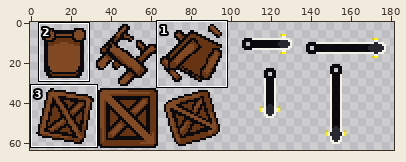
Two versions of one sprite sheet, Assets/Resources/Sprites/items.png. Above, an overview of the earlier version with the close-up marked.
Close-up. Before the commit:
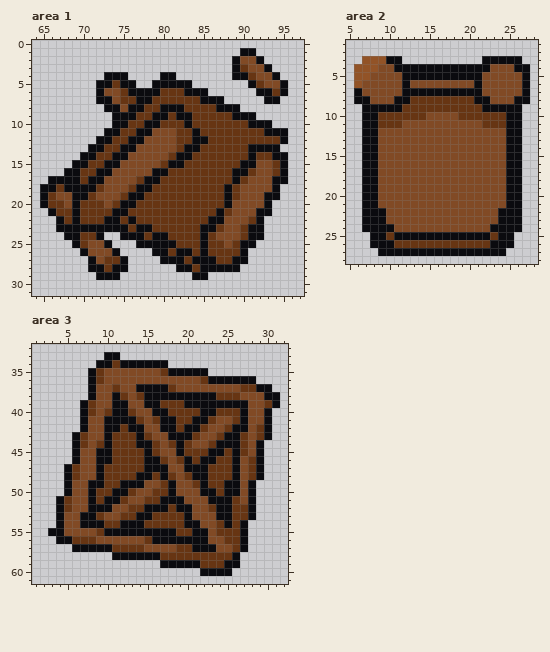
The file is 223x64 pixels. Shown: area 1: x 64..97, y 0..31; area 2: x 5..28, y 1..28; area 3: x 1..32, y 32..61. The wide view leaves out empty margins. The commit also changed other parts of the picture, which this record leaves out.
Now the later version:
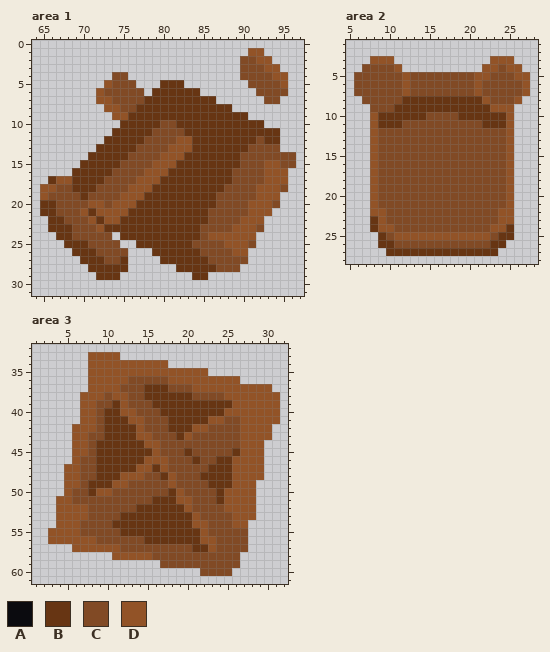
Palette (. is transparent): A #0b0b0f  B #673513  C #814a25  D #925327
Edits made:
--- area 1
@@ x 64..97 @@
  0 ..................................
- 1 ..........................AA......
- 2 .........................ACCA.....
- 3 .........................ABCCA....
- 4 .........AAA....AA.......AABCCA...
- 5 ........AABAA..AAAAA.......ABCCA..
- 6 ........ACCBAAAABBBAAA......AABA..
- 7 ........AACBBAABBBBBBAAA.....AA...
- 8 .........AACAABBAAABBBBAAA........
- 9 ..........AAABBAABAABBBBBAAA......
-10 ..........AABBAABBBABBBBBBBAAA....
-11 .........AABBAACCCBBABBBBBBBBAAA..
-12 ........AABBAACCCCBBAABBBBBBBBBA..
-13 .......AABBAACCCCCBAABBBBBBAAAA...
-14 ......AABBAACCCCCBAABBBBBBBABBAA..
-15 .....AABBAACCCCCBAABBBBBBBAACCBA..
-16 ....AABBAACCCCCAABBBBBBBBAABCCBA..
-17 ..AAAABAACCCCBAABBBBBBBBBABCCCAA..
-18 .AABAAAABCCCBAABBBBBBBBBABCCCCA...
-19 .ABCCAABCCCBAABBBBBBBBBBABCCCAA...
-20 .ABBCABBBCBAABBBBBBBBBBBACCCCA....
-21 ..ABBABBBBAABBBBBBBBBBBABCCCAA....
-22 ...ABABBBAABABBBBBBBBBAACCCBA.....
-23 ...AAAAAAAAABAABBBBBBAABCCBAA.....
-24 ....AABBA..AAABAABBBBABCCCBAA.....
-25 .....ABCCA...AAAAABBBABBCBAA......
-26 ......ACCCA....AABAABABBBBA.......
-27 .......ACBBA....AAABAAABBAA.......
-28 .......AABAA......AABAAAAA........
-29 ........AAA.........AA............
+ 1 ...........................DD.....
+ 2 ..........................CCDD....
+ 3 ..........................CCCDD...
+ 4 ..........CC..............CCCCDD..
+ 5 .........DCCC...BBB........CCCCD..
+ 6 ........DCCCCC.BBBBBB.......CCCC..
+ 7 ........DDCCCCBBBBBBBBB......CC...
+ 8 .........DDCCBBBBBBBBBBBB.........
+ 9 ..........DDBBBBBBBBBBBBBBB.......
+10 ...........BBBBBCCBBBBBBBBBBB.....
+11 ..........BBBBBCCCCBBBBBBBBBBBB...
+12 .........BBBBBCCCCDDBBBBBBBBCBB...
+13 ........BBBBBCCCCDDDBBBBBBBCCCC...
+14 .......BBBBBCCCCDDDBBBBBBBCCCCCCC.
+15 ......BBBBBCCCCDDDBBBBBBBBCCCDDCC.
+16 .....BBBBBCCCCDDDBBBBBBBBCCCCDDD..
+17 ..BDDBBBBCCCCDDDBBBBBBBBBCCCCDDD..
+18 .DDCCBBBCCCCDDDBBBBBBBBBCCCCDDDC..
+19 .DCCCCBCCCCDDDBBBBBBBBBCCCCCDDD...
+20 .BBCCCCDDCDDDBBBBBBBBBBCCCCDDDC...
+21 .BBCCCDBDDDDBBBBBBBBBBCCCCCDDD....
+22 ..BBCCCDBDDBBBBBBBBBBBCCCCDDD.....
+23 ..BBBCCCDBBBBBBBBBBBBCCCCDDDC.....
+24 ...BBCCCCC.BBBBBBBBBBCDDDDDD......
+25 ....BBBCCCC..BBBBBBBCCCCDDDC......
+26 .....BBBCCCC...BBBBBBCCCCDD.......
+27 ......BBBCCB....BBBBBBCCCCC.......
+28 .......BBBBB......BBBBBCCC........
+29 ........BBB.........BB............
 30 ..................................
--- area 2
@@ x 5..28 @@
  2 ........................
- 3 ..DDDAA..........AAAAA..
- 4 .DDDCCAAAAAAAAAAAACCCAA.
- 5 .DDCCCCAAAAAAAAAACCCCCA.
- 6 .DCCCCCACCCCCCCCACCCCCA.
- 7 .ACCCCCAAAAAAAAAACCCCCA.
- 8 .AACCCAABBBBBBBBAACCCAA.
- 9 ..AAAAABBBBBBBBBBAAAAA..
-10 ..AABBBBBBCCCCBBBBBBAA..
-11 ..AABBBCCCCCCCCCCBBBAA..
-12 ..AACCCCCCCCCCCCCCCCAA..
-13 ..AACCCCCCCCCCCCCCCCAA..
-14 ..AACCCCCCCCCCCCCCCCAA..
-15 ..AACCCCCCCCCCCCCCCCAA..
-16 ..AACCCCCCCCCCCCCCCCAA..
-17 ..AACCCCCCCCCCCCCCCCAA..
-18 ..AACCCCCCCCCCCCCCCCAA..
-19 ..AACCCCCCCCCCCCCCCCAA..
-20 ..AACCCCCCCCCCCCCCCCAA..
-21 ..AACCCCCCCCCCCCCCCCAA..
-22 ..AAACCCCCCCCCCCCCCAAA..
-23 ..AAACCCCCCCCCCCCCCAAA..
-24 ..AAAACCCCCCCCCCCCAAAA..
-25 ...AABAAAAAAAAAAAABAA...
-26 ...AAABBBBBBBBBBBBAAA...
-27 ....AAAAAAAAAAAAAAAA....
+ 3 ...DDD............DDD...
+ 4 ..CCCCD..........DDCDD..
+ 5 .CCCCCCDCCCCCCCCDDCCCDD.
+ 6 .CCCCCCDCCCCCCCCDCCCCCD.
+ 7 .CCCCCCDCCCCCCCCDCCCCCD.
+ 8 ..CCCCCBBBBBBBBBBDCCCD..
+ 9 ...CCCBBBBBBBBBBBBDDD...
+10 ...DBBBBBBCCCCBBBBBBD...
+11 ...DBBBCCCCCCCCCCBBBD...
+12 ...DCCCCCCCCCCCCCCCCD...
+13 ...DCCCCCCCCCCCCCCCCD...
+14 ...DCCCCCCCCCCCCCCCCD...
+15 ...DCCCCCCCCCCCCCCCCD...
+16 ...DCCCCCCCCCCCCCCCCD...
+17 ...DCCCCCCCCCCCCCCCCD...
+18 ...DCCCCCCCCCCCCCCCCD...
+19 ...DCCCCCCCCCCCCCCCCD...
+20 ...DCCCCCCCCCCCCCCCCD...
+21 ...DCCCCCCCCCCCCCCCCD...
+22 ...DDCCCCCCCCCCCCCCDD...
+23 ...BDCCCCCCCCCCCCCCDD...
+24 ...BDDCCCCCCCCCCCCDDB...
+25 ....BCDDDDDDDDDDDDCBB...
+26 ....BBCCCCCCCCCCCCBB....
+27 .....BBBBBBBBBBBBBB.....
 28 ........................
--- area 3
@@ x 1..32 @@
 32 ................................
-33 .........AA.....................
-34 ........AABAAAAAA...............
-35 .......ABCCCCCCCBAAAAA..........
-36 .......ABCCCCCCCCCCCCBAAAAAA....
-37 .......ACCBCCAAAABCCCCCCCCBBAA..
-38 .......ACCABCBAAAAAAAAABBBCCCAA.
-39 ......ABCCAACCAABBBAAAAAAAACCBA.
-40 ......ABCBAABCCAABBBBAABBBACCA..
-41 ......ACCAAAABCBAABBAABCCBACCA..
-42 ......ACCAABAACCAABAABCCBAACBA..
-43 .....ABCCABBBABCCAAABCCBAABCBA..
-44 .....ABCBABBBAABCBABCCBAAABCA...
-45 .....ACCAABBBBABCCABBBAABABCA...
-46 .....ACCAABBBBAABCBABAABBACBA...
-47 ....ABCCABBBBBAAACCAAABBBACBA...
-48 ....ABCCABBBBAABABCBAABBBACBA...
-49 ....ACCAABBAAACCBACCBABBAACA....
-50 ....ACCABBAABCCBBACCCAABAACA....
-51 ...ABCCABAABCCBBAAACCCAAABCA....
-52 ...ABCCAAACCBBAAABAACCBAABBA....
-53 ...ACCAABCCBBAABBBBACCCAABBA....
-54 ...ACCAAABBAAABBBBBAACCBABA.....
-55 ..AACCCCBAAAAAAAAABBAACBBBA.....
-56 ...AABBBCCCCCCBAAAAAAACCBBA.....
-57 .....AAAAABBBBCCCCBBAAACCBA.....
-58 ..........AAAAAABBBBBBBBBA......
-59 ................AAAAABBBAA......
-60 .....................AAAA.......
+33 .......DDDD.....................
+34 .......DDDDDDDDDD...............
+35 .......DDDDDDDDDDDDDDD..........
+36 .......DDDDDCCCCCDDDDDDDDD......
+37 .......DDDDCCCBBBCCCDDDDDDDDDD..
+38 ......DDDCDDCCBBBBBBCCCCDDDDDDD.
+39 ......DDCCBDCCCBBBBBBBBBBDDDDDD.
+40 ......DDCBBDDCCCBBBBBBBBDDDDDDD.
+41 ......DDCBBBDDCCCBBBBBDDCCDDDDD.
+42 .....DDDCBBBBDCCCBBBDDCCCCDDDD..
+43 .....DDCCBBBBDDCCCBDCCCCCCDDDD..
+44 .....DDCBBBBBBDDCCCCCCCCCCDDD...
+45 .....DDCBBBBBBBDCCCBCCCCCBDDD...
+46 .....DCCBBBBBBDDDCCCBCCBBDDDD...
+47 ....DDCCBBBBBDDBDCCCCCBBBDDDD...
+48 ....DDCCBBBDDDCCBDCCCBBBBDDDD...
+49 ....DDCBBBDDCCCCCDCCCCBBBDDD....
+50 ....DCCBDDCCCCCCCBDCCCCBDDDD....
+51 ...DDCCCCCCCCCCBBBDDCCCBDDDD....
+52 ...DDDDCCCCCCBBBBBBDCCCCDDDD....
+53 ...DDDDCCCCBBBBBBBBBDCCCCDDD....
+54 ...DDDCCCCBBBBBBBBBBDDCCCDD.....
+55 ..DDDDCCCCCBBBBBBBBBBDCCCCC.....
+56 ..DDDDDDCCCCCCBBBBBBBDDCCCC.....
+57 .....DDDDDDCCCCCCCCCBBDCCCC.....
+58 ..........DDDDDCCCCCCCCCCC......
+59 ................CCCCCCCCCC......
+60 .....................CCCC.......
 61 ................................
Pixel boxes of the changes (left, top, right, bottom) in both close-ups:
changed: (40, 48, 296, 280)
changed: (354, 56, 530, 256)
changed: (48, 352, 280, 576)
